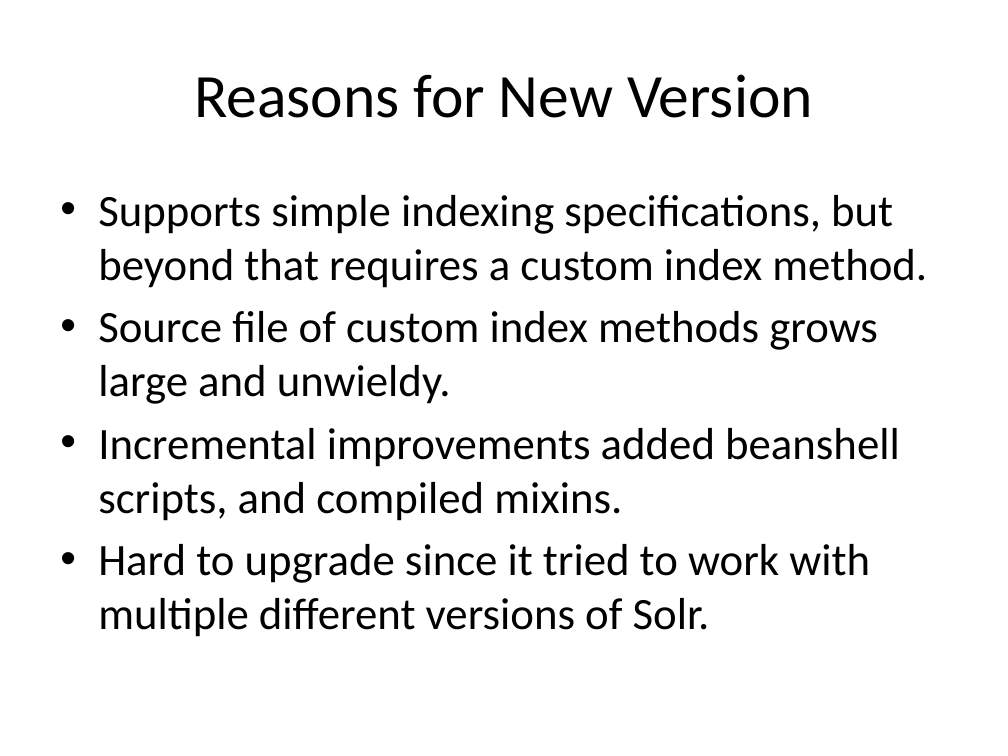
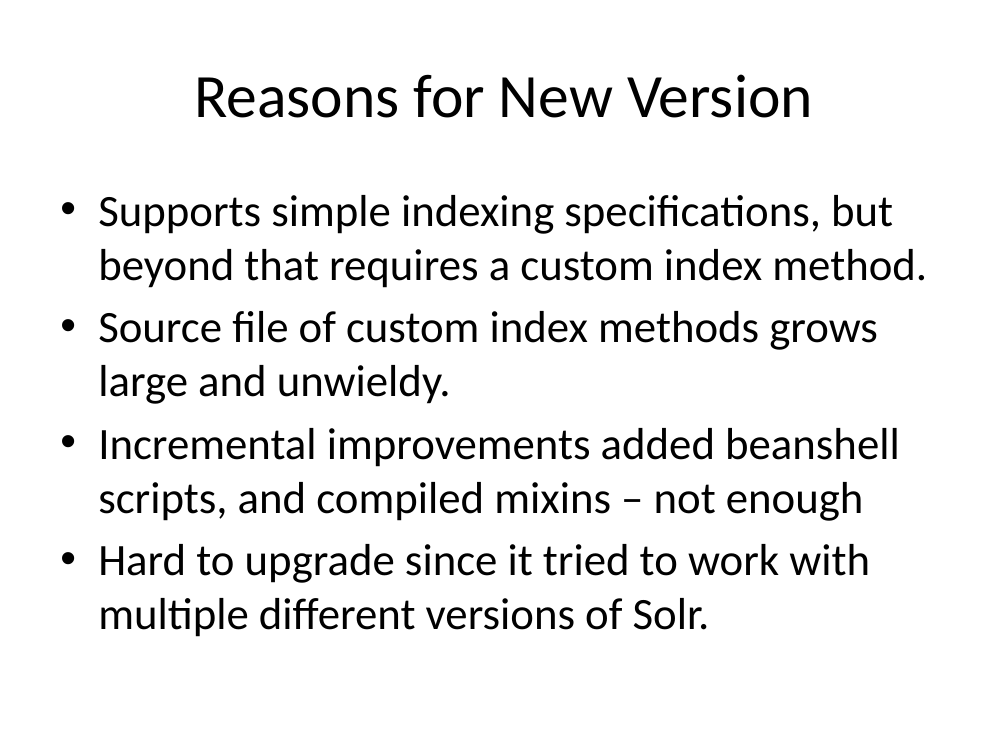
Before and after one commit to solrmarc/solrmarc, a slide deck: slide 3 of New Release of SolrMarc.pptx. Drawn at 1008x756 pixels with LibreOffice and Linux fonts; fonts in the diff are those of the drawing. Boxes give left, top, right and bottom in pixels: in the first picture for what was removed or moved away, otherwise in the second. Text is boxed around its words. In the diff, an @@ line names an element or a change of style, - is before the commit and + after.

```diff
--- a/New Release of SolrMarc.pptx
+++ b/New Release of SolrMarc.pptx
@@ text at bbox=[98, 428, 900, 521]: text changed @@
-• Incremental improvements added beanshell scripts, and compiled mixins.
+• Incremental improvements added beanshell scripts, and compiled mixins – not enough
```
Also in this commit, not shown: 11 other slides changed, 4 slides added.
